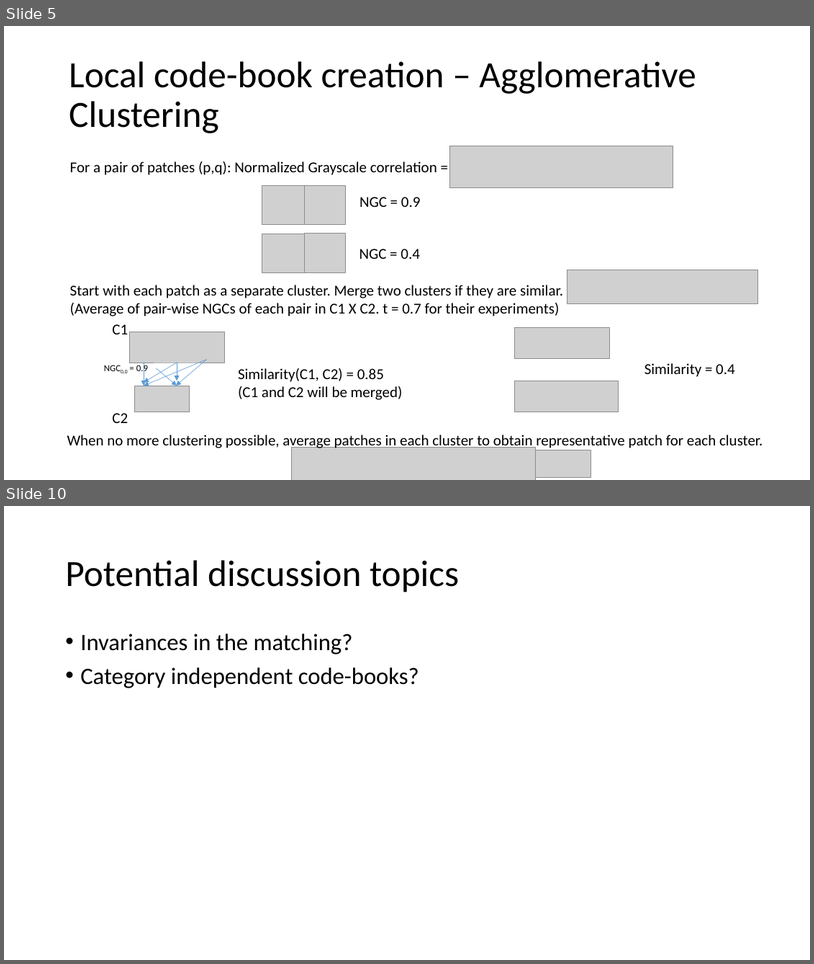
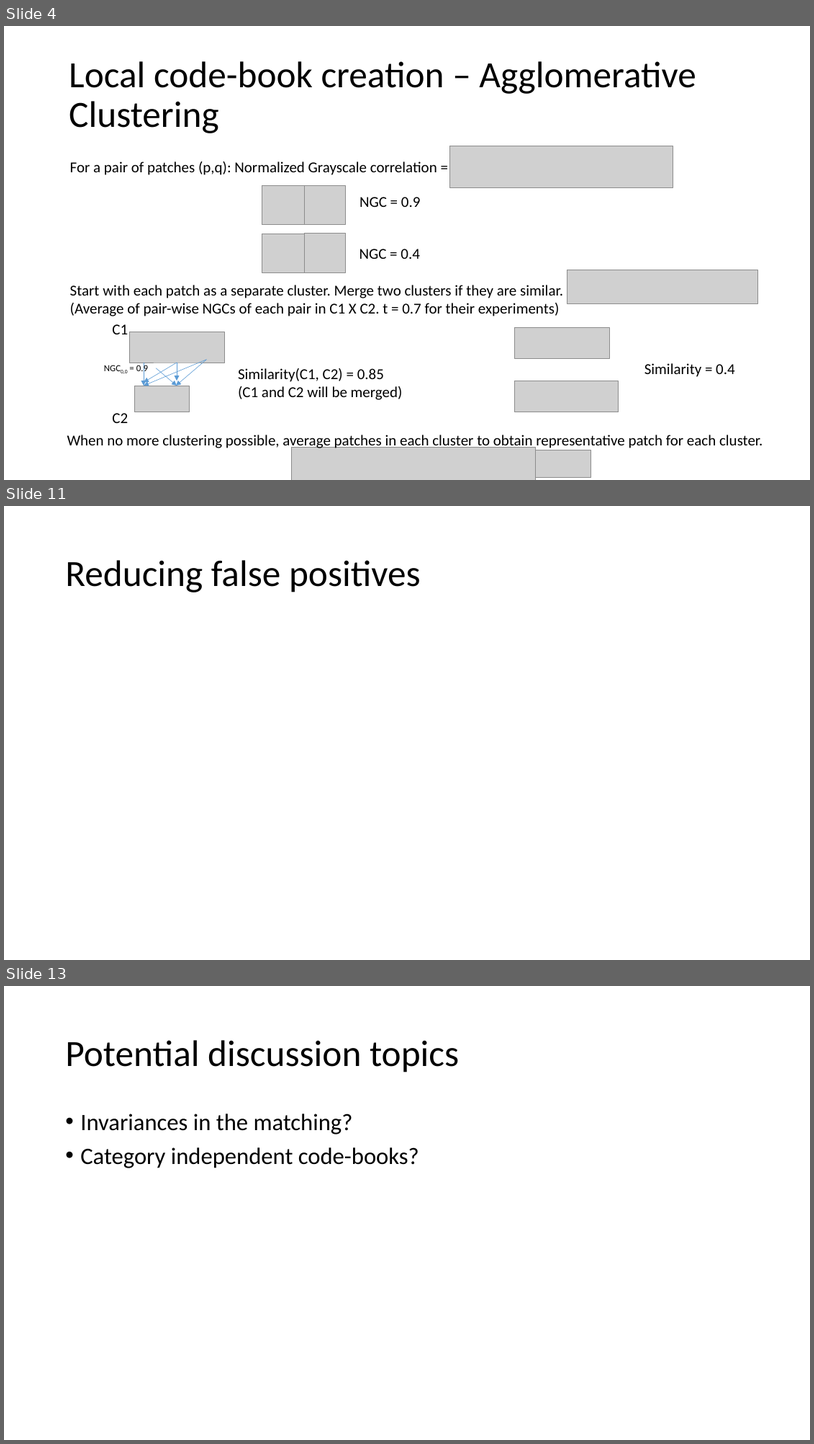
Before and after one commit to indivisibleatom/lectureNotes, a slide deck: ObjectCategorizationAndSegmentation_Leibe.pptx. Shown one above the other, each under a label of ours: slides 5 and 10 before the commit, slides 4, 11 and 13 after it; the slides between them are not shown. The pictures are 814x964 and 814x1444 pixels, drawn with LibreOffice and Linux fonts; fonts in the diff are those of the drawing; grey boxes stand for pictures. Boxes give left, top, right and bottom in pixels: in the first picture for what was removed or moved away, otherwise in the second. Text is boxed around its words. In the diff, an @@ line names an element or a change of style, - is before the commit and + after.

```diff
--- a/ObjectCategorizationAndSegmentation_Leibe.pptx
+++ b/ObjectCategorizationAndSegmentation_Leibe.pptx
@@ slide 11 added at (4,506,810,960), background #FFFFFF @@
@@ title added at (65,560,421,592), 44 pt, text #000000 @@
+Reducing false positives
@@ what was slide 5 is now slide 4 @@
@@ what was slide 10 is now slide 13 @@
```
Also in this commit, not shown: 3 slides changed, 4 other slides added, 2 slides removed.
